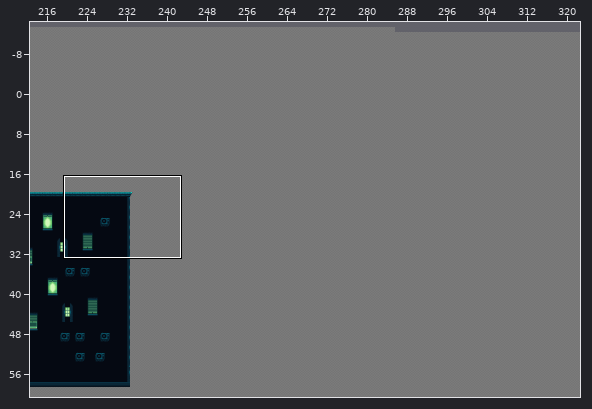
Level history. Tiled map: NYMUS/Assets/TileMaps/Fase Musica/Mapa musica.tmx. Above: a wide view before the commit, with the close-up outlined.
Close-up. Old version:
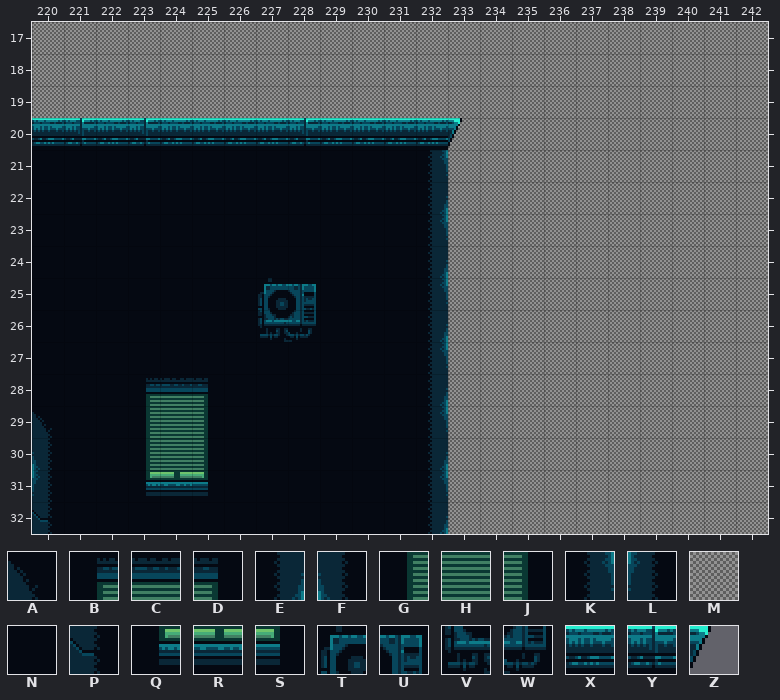
Cells are 16x16 px. Shown: x 220..242, y 17..32. The commit also changed other parts of the map, which this record leaves out.
Key: from "tileset Musica": A 29, B 38, C 39, D 40, E 51, F 53, G 62, H 63, J 64, K 75, L 77, M 93, N 100, P 101, Q 110, R 111, S 112, T 227, U 228, V 251, W 252, X 271, Y 272, Z 273.
_ is an empty cell, # one hidden under a higher layer.
Layer "mapa" before, first column x 220:
17 MMMMMMMMMMMMMMMMMMMMMMM
18 MMMMMMMMMMMMMMMMMMMMMMM
19 MMMMMMMMMMMMM#MMMMMMMMM
20 #############MMMMMMMMMM
21 #############MMMMMMMMMM
22 #############MMMMMMMMMM
23 #############MMMMMMMMMM
24 #############MMMMMMMMMM
25 #############MMMMMMMMMM
26 #############MMMMMMMMMM
27 #############MMMMMMMMMM
28 #############MMMMMMMMMM
29 #############MMMMMMMMMM
30 #############MMMMMMMMMM
31 #############MMMMMMMMMM
32 #############MMMMMMMMMM
Layer "Chao" before, first column x 220:
17 _______________________
18 _______________________
19 _____________M_________
20 XYXYXXXXYXXXXZ_________
21 NNNNNNNNNNNNK__________
22 NNNNNNNNNNNNE__________
23 NNNNNNNNNNNNK__________
24 NNNNNNNNNNNNE__________
25 NNNNNNNTUNNNK__________
26 NNNNNNNVWNNNE__________
27 NNNNNNNNNNNNK__________
28 NNNBCDNNNNNNE__________
29 ANNGHJNNNNNNK__________
30 FNNGHJNNNNNNE__________
31 LNNQRSNNNNNNK__________
32 PNNNNNNNNNNNE__________
Now the later version:
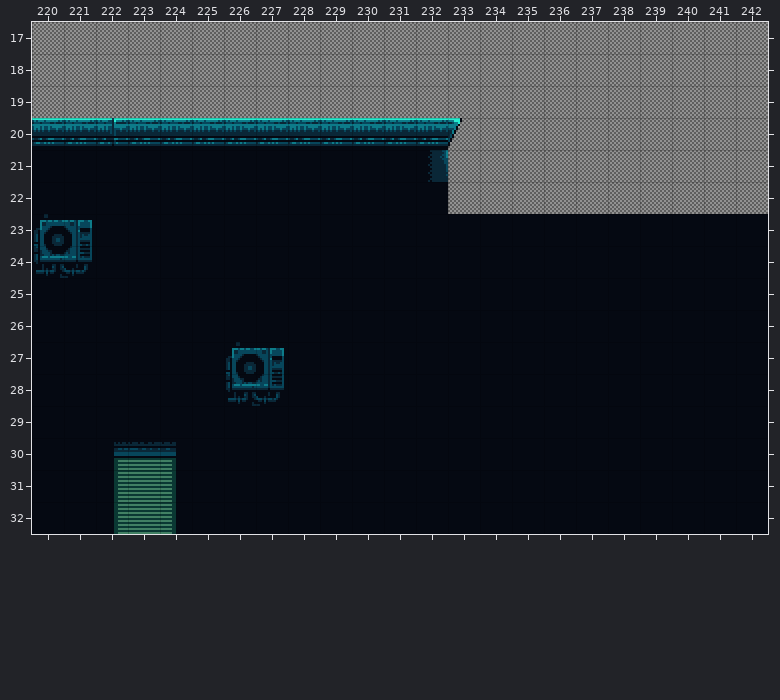
Change:
{"where": "layer \"mapa\""}
{"y":23,"x":233,"old":"MMMMMMMMMM","new":"NNNNNNNNNN"}
{"y":24,"x":233,"old":"MMMMMMMMMM","new":"NNNNNNNNNN"}
{"y":25,"x":233,"old":"MMMMMMMMMM","new":"NNNNNNNNNN"}
{"y":26,"x":233,"old":"MMMMMMMMMM","new":"NNNNNNNNNN"}
{"y":27,"x":233,"old":"MMMMMMMMMM","new":"NNNNNNNNNN"}
{"y":28,"x":233,"old":"MMMMMMMMMM","new":"NNNNNNNNNN"}
{"y":29,"x":233,"old":"MMMMMMMMMM","new":"NNNNNNNNNN"}
{"y":30,"x":233,"old":"MMMMMMMMMM","new":"NNNNNNNNNN"}
{"y":31,"x":233,"old":"MMMMMMMMMM","new":"NNNNNNNNNN"}
{"y":32,"x":233,"old":"MMMMMMMMMM","new":"NNNNNNNNNN"}
{"where": "layer \"Chao\""}
{"y":20,"x":221,"old":"YXY","new":"XYX"}
{"y":20,"x":228,"old":"Y","new":"X"}
{"y":22,"x":232,"old":"E","new":"N"}
{"y":23,"x":220,"old":"NN","new":"TU"}
{"y":23,"x":232,"old":"K","new":"_"}
{"y":24,"x":220,"old":"NN","new":"VW"}
{"y":24,"x":232,"old":"E","new":"_"}
{"y":25,"x":227,"old":"TU","new":"NN"}
{"y":25,"x":232,"old":"K","new":"_"}
{"y":26,"x":227,"old":"VW","new":"NN"}
{"y":26,"x":232,"old":"E","new":"_"}
{"y":27,"x":226,"old":"NN","new":"TU"}
{"y":27,"x":232,"old":"K","new":"_"}
{"y":28,"x":223,"old":"BCDNN","new":"NNNVW"}
{"y":28,"x":232,"old":"E","new":"_"}
{"y":29,"x":220,"old":"A","new":"N"}
{"y":29,"x":223,"old":"GHJ","new":"NNN"}
{"y":29,"x":232,"old":"K","new":"_"}
{"y":30,"x":220,"old":"F","new":"N"}
{"y":30,"x":222,"old":"NGHJ","new":"BCDN"}
{"y":30,"x":232,"old":"E","new":"_"}
{"y":31,"x":220,"old":"L","new":"N"}
{"y":31,"x":222,"old":"NQRS","new":"GHJN"}
{"y":31,"x":232,"old":"K","new":"_"}
{"y":32,"x":220,"old":"P","new":"N"}
{"y":32,"x":222,"old":"NNN","new":"GHJ"}
{"y":32,"x":232,"old":"E","new":"_"}
